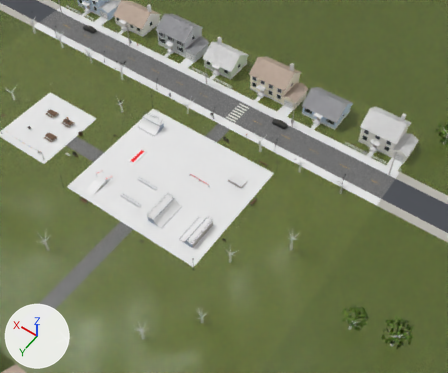
The glTF model game/assets/levels/neighborhood.gltf as it was, and as the next commit left it.
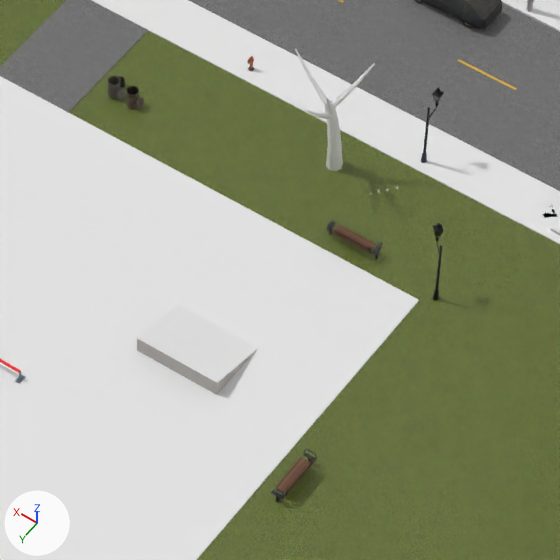
Old and new are each drawn from a 50 mm camera at (-82.0, 65.2, 123.0) aimed at (-24.2, -15.7, -4.2) and again close up on the part from 46% to 66% of the width and 33% to 58% of the height. Every picture has the same lights, and +X, +Y and +Z are marked at lower left. The last two pictures show the newer version. Objects named as collision shapes, trigger or cutter boxes, shadow casters or lower levels of detail are left out. Where no turn or scale is listed for an object, it has been applied to the vertices. Vertices at exactly the same position are counted once.

The scene before the commit, as lines of its bpy script (objects in view):
```python
ob_baked_plaza = bpy.data.objects.new('Baked_plaza', me_baked_plaza)
ob_baked_plaza.location = (0.0, 0.0, 0.0)
ob_live__1__1 = bpy.data.objects.new('Live_-1_-1', me_live__1__1)
ob_live__1__1.location = (-15.0, -15.0, 0.0)
ob_prop_modular_street_seating_03 = bpy.data.objects.new('Prop_modular_street_seating_03', me_crossbar)
ob_prop_modular_street_seating_03.location = (-35.0, -12.0, 0.0)
ob_prop_modular_street_seating_03.rotation_euler = (0.0, 0.0, 1.571)  # degrees (0, 0, 90)
# also in view: 'Baked_world' at (0.0, 0.0, 4.8); 'Prop_modular_street_seating_01' at (-30.1, -24.9, 0.4); 'Prop_covered_car_01' at (-26.0, -39.2, 0.6)
```
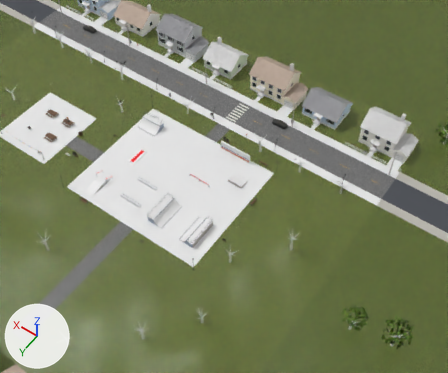
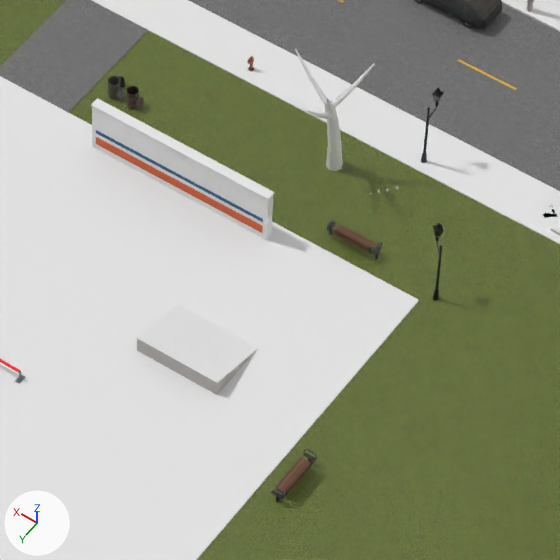
Pixel boxes (x1, y1, x2, y2) of what changed, in the close-ups (560 x 560 px):
part 1 of me_baked_plaza, added: after (91, 98, 274, 200)
part 2 of me_baked_plaza, added: after (92, 107, 273, 240)
part 3 of me_live__1__1, added: after (96, 137, 263, 233)
part 4 of me_live__1__1, added: after (96, 130, 263, 222)

Edits to the bpy script that builds the scene:
```text
Add mat_wallstripe2f5f8a:
    mat_wallstripe2f5f8a = principled_material('WallStripe2f5f8a')
    mat_wallstripe2f5f8a.base_color = (0.0284, 0.114, 0.254)  # blue #2f5f8a
    mat_wallstripe2f5f8a.roughness = 0.85
Add mat_wallstriped9643a:
    mat_wallstriped9643a = principled_material('WallStriped9643a')
    mat_wallstriped9643a.base_color = (0.694, 0.127, 0.0423)  # orange #d9643a
    mat_wallstriped9643a.roughness = 0.85
Change me_baked_plaza:
    used by ob_baked_plaza; location = (0.0, 0.0, 0.0)
    remove me_baked_plaza.from_pydata(...)  # 1190 vertices, 1646 faces; spans x -34.0..34.0, y -24.0..10.0, z -0.1..1.8
    add me_baked_plaza.from_pydata(...)  # 1206 vertices, 1668 faces; spans x -34.0..34.0, y -24.0..10.0, z -0.1..2.7
    me_baked_plaza part 1: a new loose piece, a box spanning x -27.03..-17.97, y -23.43..-22.97, z 2.6..2.68, in mat_pbr_concrete_rough (its picture is missing)
    me_baked_plaza part 2
    8 vertices are added at x -27.0..-18.0, y -23.4..-23.0, z 0.0..2.6
    10 new faces join them, mat_pbr_concrete (its picture is missing)
    other edits to the shape of me_baked_plaza do not show in these pictures
Change me_live__1__1:
    used by ob_live__1__1; location = (-15.0, -15.0, 0.0)
    remove me_live__1__1.from_pydata(...)  # 1648 vertices, 1600 faces; spans x -15.1..15.6, y -17.0..14.4, z -0.1..8.9
    add me_live__1__1.from_pydata(...)  # 1664 vertices, 1624 faces; spans x -15.1..15.6, y -17.0..14.4, z -0.1..8.9
    me_live__1__1 part 3: a new loose piece, a box spanning x -11.8..-3.2, y -8.0..-7.984, z 0.325..0.775, in mat_wallstriped9643a (orange #d9643a)
    me_live__1__1 part 4: a new loose piece, a box spanning x -11.8..-3.2, y -8.0..-7.984, z 1.03..1.21, in mat_wallstripe2f5f8a (blue #2f5f8a)
    add me_live__1__1.materials.append(mat_wallstriped9643a)  # orange #d9643a
    add me_live__1__1.materials.append(mat_wallstripe2f5f8a)  # blue #2f5f8a
```
